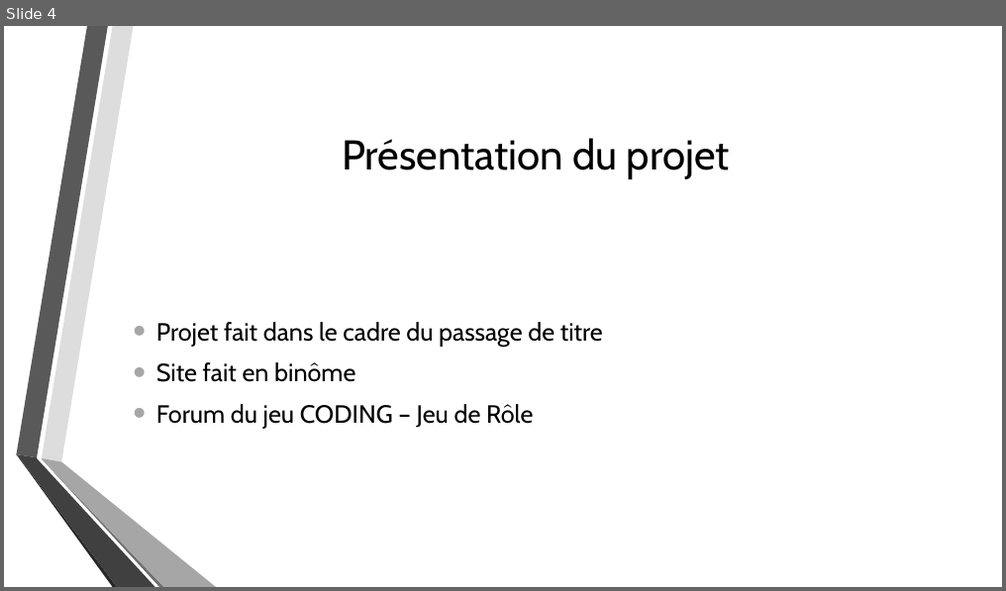
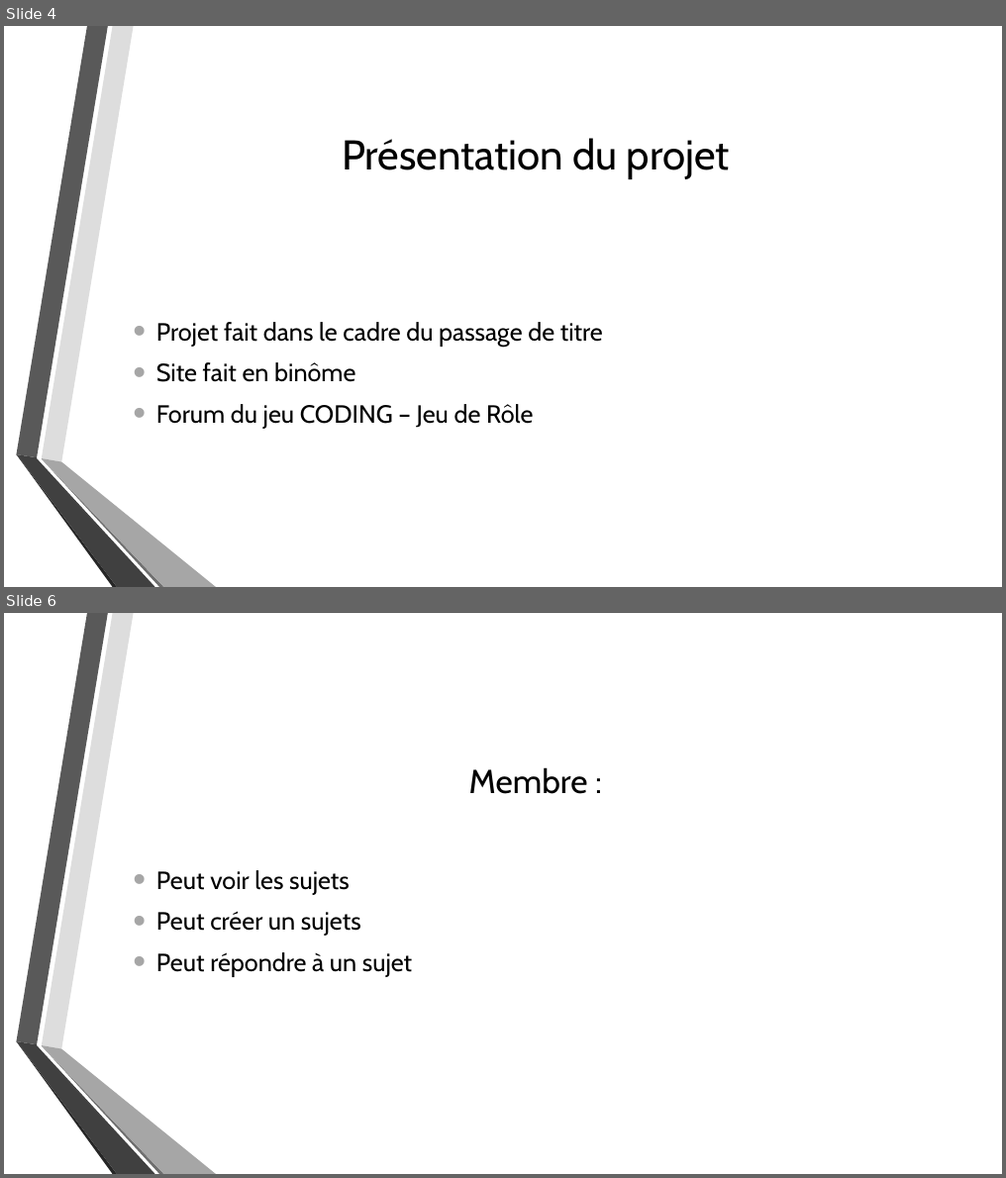
Before and after one commit to Dramaticale/ProjetCODING, a slide deck: Ressources/Documents/Adrian/PrésentationPassage.pptx. Shown one above the other, each under a label of ours: slide 4 before the commit, slides 4 and 6 after it; the slides between them are not shown. The pictures are 1006x591 and 1006x1178 pixels, drawn with LibreOffice and Linux fonts; fonts in the diff are those of the drawing; background and template pictures are left out. Boxes give left, top, right and bottom in pixels: in the first picture for what was removed or moved away, otherwise in the second. Text is boxed around its words. In the diff, an @@ line names an element or a change of style, - is before the commit and + after.

```diff
--- a/Ressources/Documents/Adrian/PrésentationPassage.pptx
+++ b/Ressources/Documents/Adrian/PrésentationPassage.pptx
@@ slide 6 added at bbox=[4, 613, 1002, 1174], background picture (left out); not listed: 6 template elements that a slide beside it also shows @@
@@ title added at bbox=[469, 767, 588, 794], 32 pt, text #000000 @@
+Membre :
@@ text added at bbox=[156, 870, 412, 977], 24 pt, text #000000 @@
+• Peut voir les sujets
+• Peut créer un sujets
+• Peut répondre à un sujet
```
Also in this commit, not shown: 1 slide changed, 4 other slides added, 1 other file.
